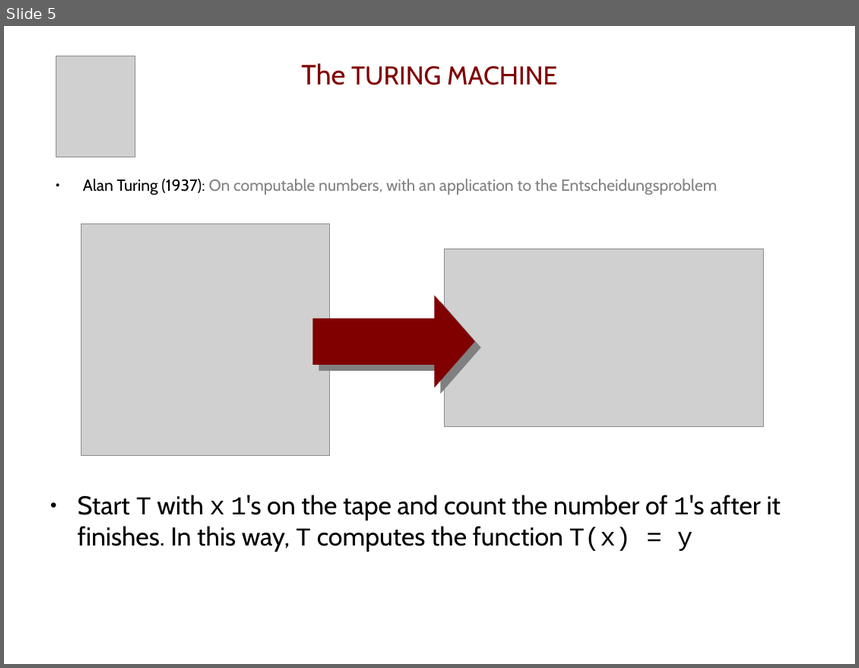
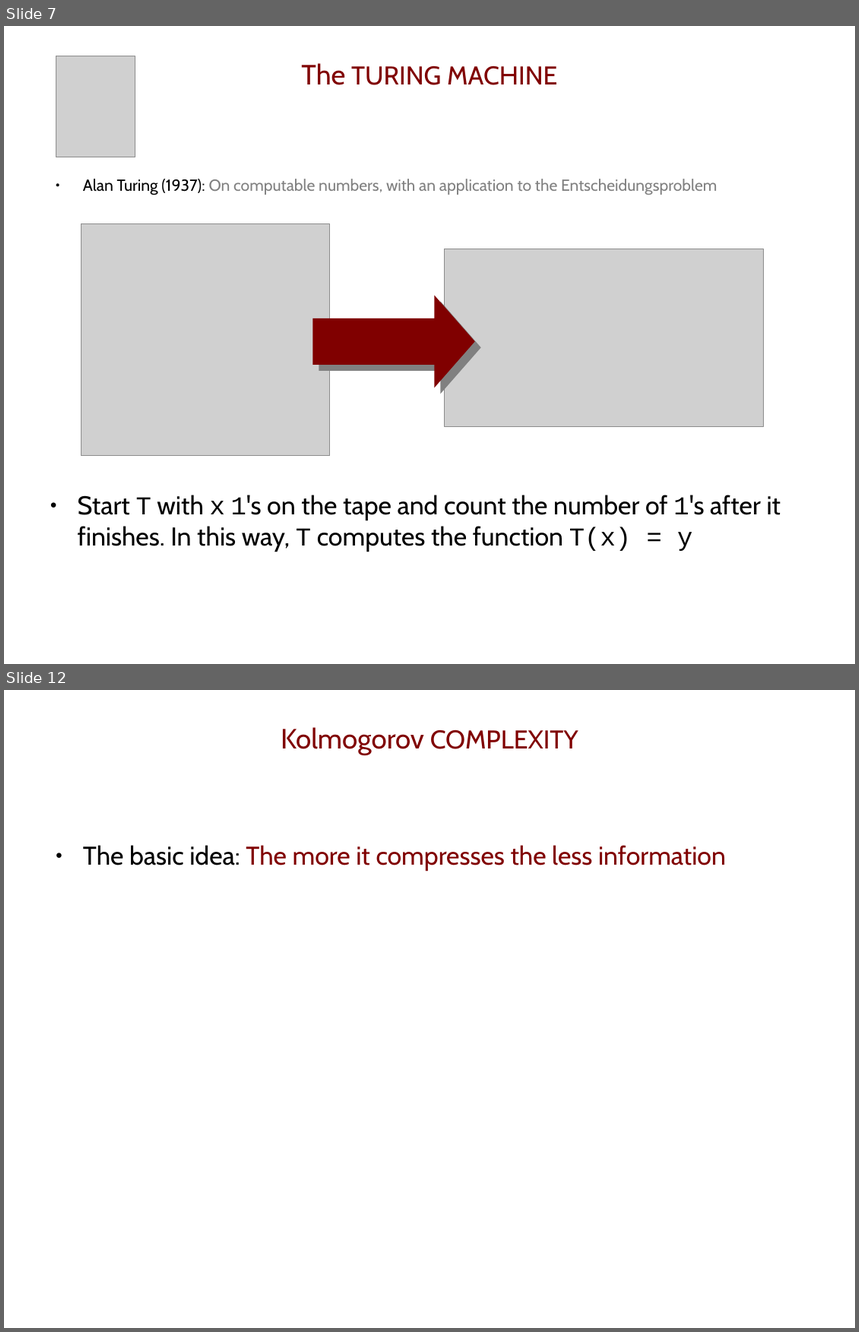
Before and after one commit to pbloem/Publications, a slide deck: admin/pres2.odp. Shown one above the other, each under a label of ours: slide 5 before the commit, slides 7 and 12 after it; the slides between them are not shown. The pictures are 859x668 and 859x1332 pixels, drawn with LibreOffice and Linux fonts; fonts in the diff are those of the drawing; grey boxes stand for pictures. Boxes give left, top, right and bottom in pixels: in the first picture for what was removed or moved away, otherwise in the second. Text is boxed around its words. In the diff, an @@ line names an element or a change of style, - is before the commit and + after.

```diff
--- a/admin/pres2.odp
+++ b/admin/pres2.odp
@@ slide 12 added at [4,690,855,1328], background #FFFFFF @@
@@ title added at [281,727,579,755], 26 pt, text #800000 @@
+Kolmogorov COMPLEXITY
@@ text added at [83,845,726,871], 24 pt, text #800000 @@
+● The basic idea: The more it compresses the less information
@@ what was slide 5 is now slide 7 @@
```
Also in this commit, not shown: 17 slides changed, 13 other slides added, 1 slide removed.
